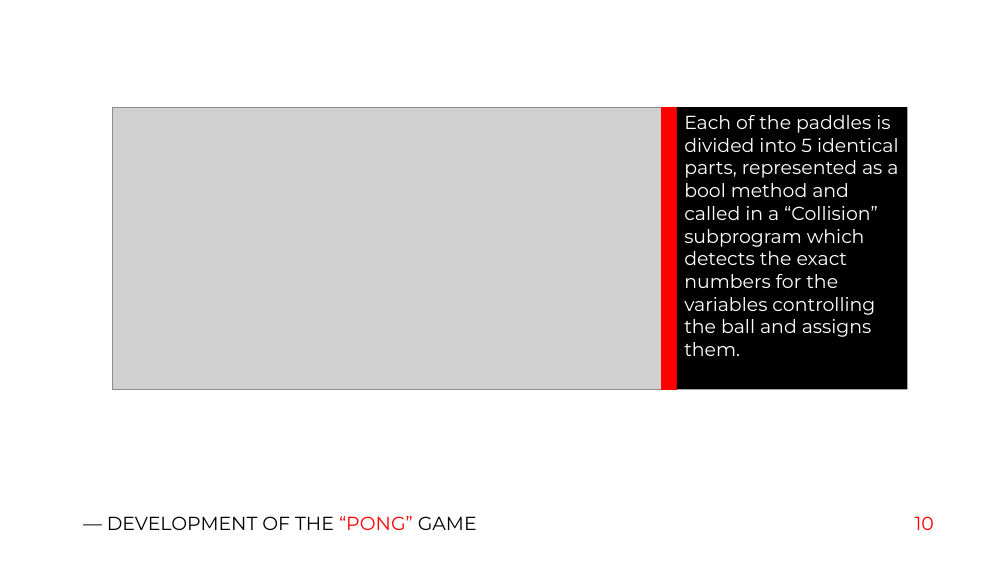
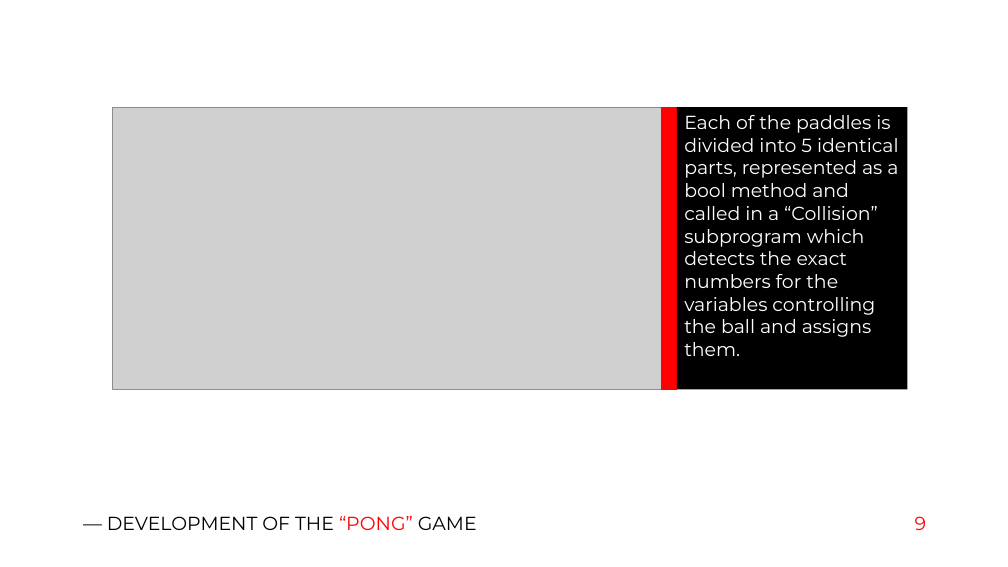
Before and after one commit to ddatsenko/PongGame, a slide deck: slide 9 of Presentation.pptx (slide 10 before the commit). Drawn at 1008x567 pixels with LibreOffice and Linux fonts; fonts in the diff are those of the drawing; grey boxes stand for pictures. Boxes give left, top, right and bottom in pixels: in the first picture for what was removed or moved away, otherwise in the second. Text is boxed around its words. In the diff, an @@ line names an element or a change of style, - is before the commit and + after.

```diff
--- a/Presentation.pptx
+++ b/Presentation.pptx
@@ text in rectangle at box(107, 516, 927, 530): text changed @@
-— DEVELOPMENT OF THE “PONG” GAME 10
+— DEVELOPMENT OF THE “PONG” GAME 9
```
Also in this commit, not shown: 1 other slide changed, 1 other file.
